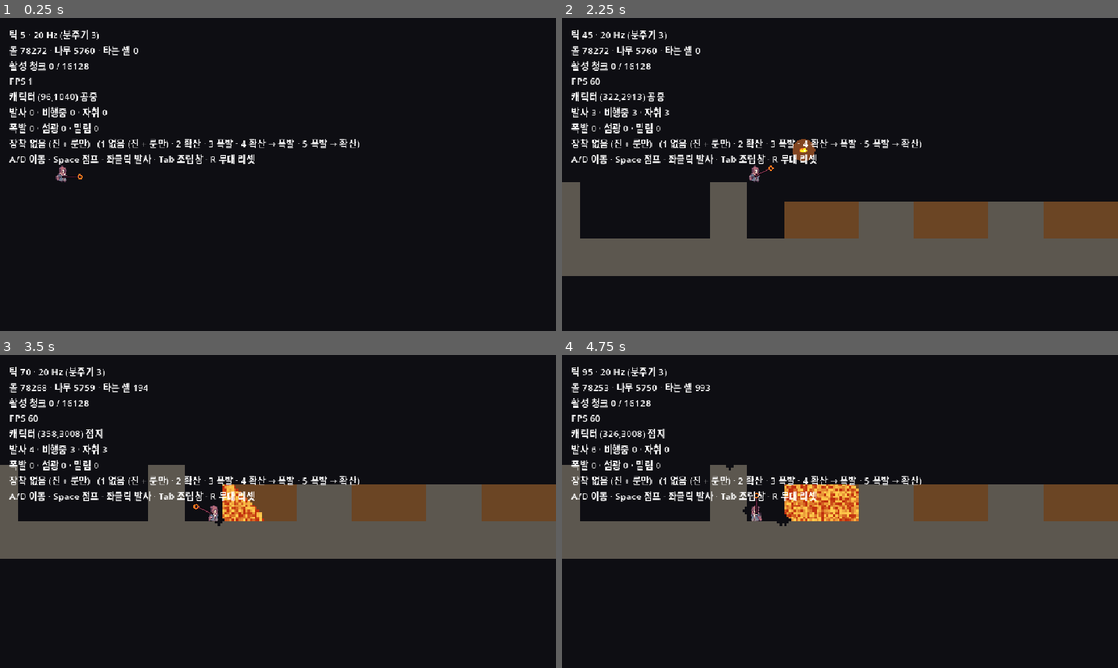
Above: before the commit, frames 1-4 (two rows, left to right).
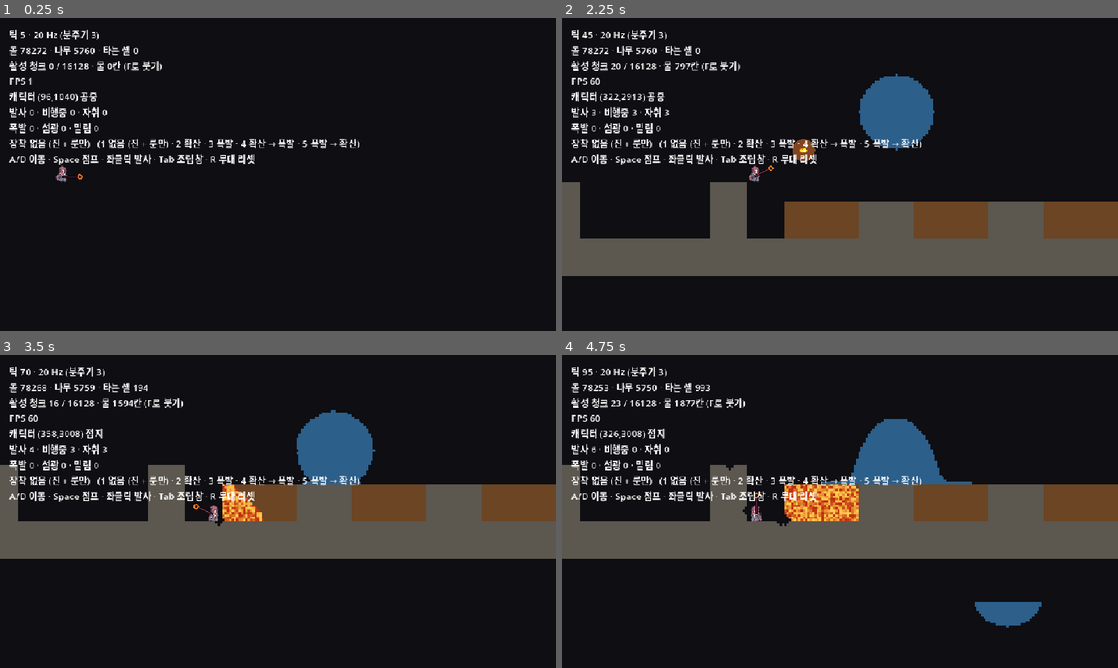
Above: after the commit, the same moments.

Repository: djgnfj-svg/tockbon
Game: Godot game, scene res://src/stage/stage.tscn
Two runs of this game, one before a commit and one after it. Both use one fixed random seed, a clock stepped at 60 frames per second and the inputs below.
Inputs (mouse positions are in pixels of both pictures, inside the frame that each line leads up to):
- Up to frame 1 (0.25 s): no input
- Up to frame 2 (2.25 s): tap Enter at 0.5 s; move the mouse to (962, 158) at 0.52 s; hold D (move_right) 0.53-1.25 s; tap F at 0.6, 2.1 s; click (962, 158) at 0.67 s; tap Space (jump) at 0.77 s; drag from (728, 190) to (812, 237) at 1.27 s; move the mouse to (895, 105) at 2.02 s; hold D (move_right) from 2.03 s (still down); click (895, 105) at 2.17 s
- Up to frame 3 (3.5 s): release D (move_right) at 2.75 s; drag from (250, 574) to (111, 464) at 2.77 s
- Up to frame 4 (4.75 s): move the mouse to (1006, 558) at 3.52 s; hold A (move_left) 3.53-4.25 s; hold Ctrl 3.53-4.25 s; click (1006, 558) at 3.67 s; tap Space (jump) at 3.77 s; tap F at 3.8 s; drag from (673, 464) to (756, 433) at 4.27 s

The runs differ from the first frame. In frame 1, 0.2% of the frame differs, in the area x 16-30%, y 13-17%; in frame 2, 2.7%; in frame 3, 2.9%; in frame 4, 3.6%, in the area x 8-87%, y 13-88%.

Commit message:
stage: F 키로 물을 붓는다 — 물이 화면에 도달하는 첫 경로
지금까지 물은 값으로만 존재했다. set_water 를 부르는 곳이 src/stage/ 에 하나도
없어서 게임을 띄워도 물이 한 칸도 안 나왔고, 계획상 게임 안에서 물이 생기는
것은 단계 5(물 룬)라 그때까지 아무도 화면을 못 볼 참이었다.

  F 키          마우스 자리에 반경 16셀(지름 128px) · 양 최대치
  HUD           활성 청크 N / 16128 · 물 M칸 (F로 붓기)

🔴 F 를 고른 이유: 쓰이는 키가 Space·A·D·Tab·F11·Alt+Enter·R·1~5 뿐이라 안
겹치고, physical_keycode 라 project.godot 을 안 고쳐 에디터 재시작이 필요 없다.

⚠ HUD 의 「물 M칸」은 칸 수이지 양의 합이 아니다. 물이 퍼지면 같은 양이 더 많은
칸에 담겨 이 숫자는 늘어난다 ⇒ 판정 3(총량 보존)을 이 줄에서 읽으면 안 된다.
양의 합을 화면에 내려면 cell_grid 에 증분 카운터가 필요하고(_write_water 와
_write_cell 양쪽), 그건 시뮬 변경이라 이번에 안 넣었다. 판정 3 은 그물이 이미
값으로 정확히 재고 있다.

count_material 은 20틱(1초)마다 한 번만 부른다. 매 프레임이면 60Hz 에서
33,000us/s = CPU 3.3% 이고 돌·나무 두 줄이 이미 그렇게 새고 있다 — 물이 그
구멍을 안 넓히게 했다. 🔴 프레임이 아니라 틱 번호로 조인다. 프레임률로 조이면
「느려질 때 더 자주 센다」가 된다.

🔴 시그널 연결과 키가 실제로 먹는지는 그물이 원리적으로 못 잰다. net_layers 의
_parses 는 문법 오류조차 못 잡는다(그 파일이 실측으로 그렇게 적어 뒀다). 게임을
띄워야만 안다 ⇒ verify-look 을 처음 띄웠다.

Co-Authored-By: Claude Opus 5 (1M context) <noreply@anthropic.com>

Diff:
--- a/src/stage/stage.gd
+++ b/src/stage/stage.gd
@@ -170,6 +170,22 @@
 ## 🔴🔴 **판정 2의 그물 대리치가 이 숫자다** — 확산→폭발은 8회, 폭발→확산은 1회여야 한다.
 ##  화면에서 안 갈리는데 이 숫자만 맞으면 그게 이 단계가 멈춰야 하는 신호다.
 var _blast_count := 0
+
+## 🔴🔴 **물 칸 수는 N틱마다만 센다.** `count_material` 이 한 번에 552μs이고, HUD가 매 프레임
+##  부르면 60Hz에서 **33,000μs/s = CPU의 3.3%** 다. 돌·나무 두 줄이 이미 그렇게 새고 있다
+##  (`cell_grid.count_material` 주석이 「고칠 자리는 부르는 쪽」이라고 적었다) — **물이 그 새는
+##  구멍을 넓히지 않게 한다.** 20틱 = 1초에 한 번이면 2.8%가 0.05%가 된다.
+## ⚠ **화면이 1초까지 낡는다.** 물이 퍼지는 것은 활성 청크 줄이 실시간으로 보여 주므로 괜찮다.
+##
+## 🔴🔴 **이건 「칸 수」이지 「양의 합」이 아니다. 판정 3(총량 보존)을 여기서 읽지 마라.**
+##  물이 퍼지면 같은 양이 **더 많은 칸**에 담기므로 이 숫자는 **늘어난다.** 그게 정상이다.
+##  ⚠ 양의 합을 싼값에 낼 방법이 지금 없다 — `_aux` 를 GDScript로 훑으면 62,676μs다.
+##   ⇒ **판정 3은 그물이 값으로 잰다**(`net_water` 의 `총량 보존`). 화면은 그 자리가 아니다.
+const WATER_HUD_TICKS := 20
+var _water_cells := 0
+## ⚠ **첫 프레임에 바로 세게 음수로 시작한다.** -1로 두면 틱 20까지 「물 0칸」이 떠서,
+##  F를 누른 사용자가 **1초 동안 키가 안 먹은 것으로 읽는다.**
+var _water_hud_tick := -WATER_HUD_TICKS
 
 
 func _ready() -> void:
@@ -191,6 +207,7 @@
 	_spell_view.setup(_spell)
 	_input.fire_requested.connect(_fire_at)
 	_input.reset_requested.connect(reset_stage)
+	_input.water_requested.connect(_pour_water_at)
 	_input.loadout_requested.connect(_set_loadout)
 	# 🔴🔴 **세상을 안 멈춘다** — 여기서 `get_tree().paused`를 건드리지 마라.
 	#  창을 연 채로 걷고·쏘고·불이 번지는 것이 기획 판정 4의 전부다.
@@ -225,6 +242,32 @@
 		return
 	_world.enqueue(Aim.fire_cmd(
 		_char_view.tip_px(), world_px, _circle.element(), _circle.packed_glyphs()))
+
+
+## 🔴🔴 **F — 마우스 자리에 물을 붓는다. 껍데기 전용 디버그 문이다.**
+##  게임 안에서 물을 만드는 것은 **단계 5의 물 룬**이고, 그때까지 물을 화면에서 보는 길이 이것뿐이다.
+##
+## 🔴 **`_grid.set_water` 를 직접 부른다** — `ignite()` 와 정확히 같은 자리다(격자의 「그물·무대용 문」).
+##  ⚠ 커맨드를 안 지나므로 **멀티에는 안 간다.** 그게 맞다 — 무대는 본편에 안 남고, 물이 네트워크를
+##   타는 길은 단계 5의 `CMD_WATER` 다. 여기에 커맨드를 만들면 **쓰이지 않는 문이 하나 더 선다.**
+##
+## ⚠ **양과 반경은 「눈에 띄나」로 고른 값이다.** 반경 16셀 = 지름 128px 이고 화면이 1920×1080이라
+##  한 번 누르면 확실히 보인다. 🔴 **한 방울로 두면 사용자가 「키가 안 먹는다」로 읽는다.**
+## ⚠ `floori` 다 — `aim._to_cell` 과 같은 이유이고, `int()` 는 격자 왼쪽·위 밖에서 한 칸 튄다.
+const WATER_BRUSH_R := 16
+
+func _pour_water_at(world_px: Vector2) -> void:
+	var cx := floori(world_px.x / Tuning.CELL_PX)
+	var cy := floori(world_px.y / Tuning.CELL_PX)
+	var r2 := WATER_BRUSH_R * WATER_BRUSH_R
+	# 🔴 **정수 원반이다** — `_disc` 와 같은 모양이다. 여기서 다르게 그리면 「폭발은 동그란데
+	#  물은 네모」가 되고, 그건 화면에서만 보인다.
+	for dy in range(-WATER_BRUSH_R, WATER_BRUSH_R + 1):
+		for dx in range(-WATER_BRUSH_R, WATER_BRUSH_R + 1):
+			if dx * dx + dy * dy > r2:
+				continue
+			# ⚠ 돌·타는 칸은 `set_water` 가 조용히 거절한다 — 그릇 안에 부어도 벽을 안 먹는다.
+			_grid.set_water(cx + dx, cy + dy, Tuning.WATER_MAX)
 
 
 ## ⚠ 표에 없는 번호는 **조용히 무시한다.** 눌러도 아무 일이 없는 게 「빈 조합으로 바뀌는 것」보다
@@ -371,6 +414,12 @@
 
 
 func _update_hud() -> void:
+	# 🔴 **틱 번호로 조인다. 프레임 수로 조이지 마라** — 프레임률이 흔들리면 세는 주기도 흔들리고,
+	#  그러면 「느려질 때 더 자주 센다」가 된다. 위 `WATER_HUD_TICKS` 주석에 비용이 있다.
+	var tick := _grid.get_tick()
+	if tick - _water_hud_tick >= WATER_HUD_TICKS or tick < _water_hud_tick:
+		_water_hud_tick = tick
+		_water_cells = _grid.count_material(Mat.WATER)
 	# 🔴 **체력의 단일 소스는 캐릭터다.** 껍데기가 따로 세면 「깎였는데 숫자가 그대로」가 된다.
 	# ⚠ 쓰러짐도 **같은 값에서 파생**시킨다 — 걸쇠를 따로 들면 「0인데 안 쓰러졌다」가 화면에 남는다.
 	#  🔴 부활 방법을 같이 적는다. 혼자라 일으켜 줄 사람이 없어 **R이 유일한 길**인데,
@@ -391,7 +440,10 @@
 		#  아니다 — v1은 물이 멈춘 것처럼 보이는데 안 멈추고 있었고 번개가 거기서 죽었다.
 		# ⚠ 사용자가 볼 것은 **줄다가 한 자리로 잠기는 것**이다. 0은 좁은 그릇에서만 나오고
 		#  그건 그물이 헤드리스로 잰다 — 화면에서 140초를 기다릴 이유가 없다.
-		"활성 청크 %d / %d" % [_grid.active_chunk_count(), CellGrid.CHUNK_COUNT],
+		# ⚠ **물 칸은 「양의 합」이 아니다** — 위 `WATER_HUD_TICKS` 주석. F로 붓는다.
+		"활성 청크 %d / %d · 물 %d칸 (F로 붓기)" % [
+			_grid.active_chunk_count(), CellGrid.CHUNK_COUNT, _water_cells,
+		],
 		"FPS %d" % Engine.get_frames_per_second(),
 		"캐릭터 (%d,%d) %s" % [_char.x, _char.y, "접지" if _char.on_ground else "공중"],
 		"발사 %d · 비행중 %d · 자취 %d" % [
--- a/src/stage/stage_input.gd
+++ b/src/stage/stage_input.gd
@@ -9,6 +9,11 @@
 ## 좌클릭. **월드 좌표**를 넘긴다 — 뷰포트 좌표를 그대로 넘기면 흔드는 동안 조준이 어긋난다.
 signal fire_requested(world_px: Vector2)
 signal reset_requested
+## 🔴 **F — 마우스 자리에 물을 붓는다. 껍데기 전용 디버그 키다.**
+##  게임 안에서 물이 생기는 길은 **단계 5의 물 룬**이고, 그때까지 이 키가 **물을 화면에서 보는
+##  유일한 길**이다. ⚠ 룬이 서면 이 키는 남겨도 되고 지워도 된다 — 무대는 본편에 안 남는다.
+## ⚠ **월드 좌표를 넘긴다** — 좌클릭과 같은 이유다(흔들리는 동안 어긋난다).
+signal water_requested(world_px: Vector2)
 ## 🔴🔴 **조합을 번갈아 쏘는 것이 몇 초 안에 돼야 한다** — 그게 판정 1·2를 재는 유일한 방법이다.
 ##  ⚠ 여기는 **번호만** 넘긴다. 번호 → 문양 목록 표는 `stage.gd`에 있다(조립은 껍데기의 일이다).
 signal loadout_requested(n: int)
@@ -72,6 +77,11 @@
 		match k.physical_keycode:
 			KEY_R:
 				reset_requested.emit()
+			KEY_F:
+				# 🔴 **키 이벤트에는 마우스 좌표가 없다.** 그래서 뷰포트에서 「지금」의 마우스를
+				#  읽어 같은 `_to_world` 로 변환한다 — 좌클릭과 **같은 문을 지나야** 두 길이
+				#  안 갈라진다. ⚠ 여기서만 따로 변환하면 흔들리는 동안 물만 엉뚱한 셀에 떨어진다.
+				water_requested.emit(_to_world(get_viewport().get_mouse_position()))
 
 
 ## 🔴🔴 **뷰포트 좌표 ≠ 월드 좌표다** — 흔들림용 `Camera2D`가 붙어 있는 한.
